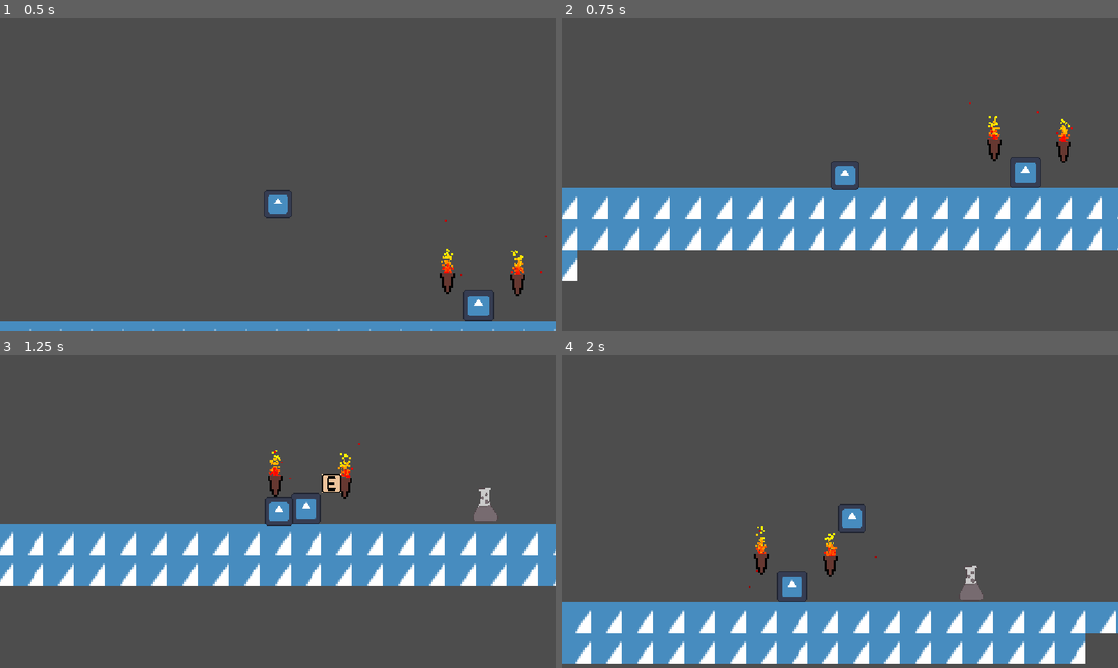
Above: before the commit, frames 1-4 (two rows, left to right).
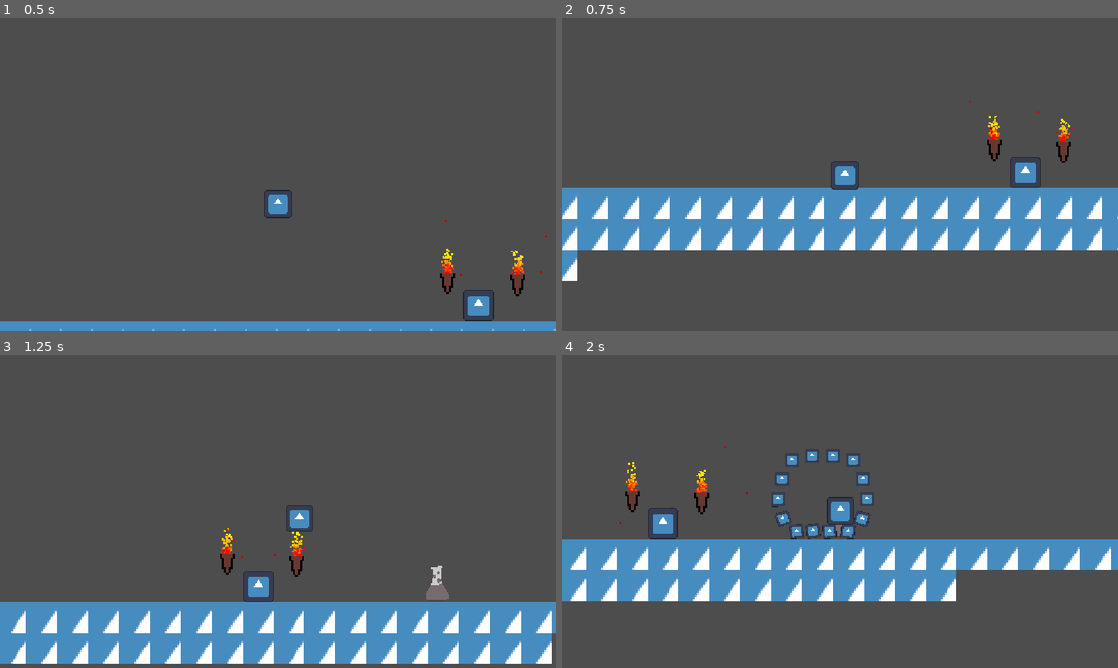
Above: after the commit, the same moments.

Repository: skueee/jame-gam-26
Game: Godot game, scene res://main.tscn
Two runs of this game, one before a commit and one after it. Both use one fixed random seed, a clock stepped at 60 frames per second and the inputs below. The engine's default icon, where the game draws it, is replaced by a stand-in: a white triangle on a blue panel in a dark square.
Inputs (mouse positions are in pixels of both pictures, inside the frame that each line leads up to):
- Up to frame 1 (0.5 s): no input
- Up to frame 2 (0.75 s): tap Enter at 0.5 s; move the mouse to (962, 158) at 0.52 s; hold Right (right) from 0.53 s (still down); tap Shift (bridge) at 0.6 s; click (962, 158) at 0.67 s
- Up to frame 3 (1.25 s): keep holding Right (right); tap Up (up) at 0.77 s; tap Q (throw) at 0.8 s
- Up to frame 4 (2 s): keep holding Right (right); move the mouse to (728, 527) at 1.27 s; tap Q (throw) at 1.35 s; click (728, 527) at 1.42 s; tap Up (up) at 1.52 s; tap Down (shield, bound only after the commit) at 1.55 s

Frame 1 is identical in both runs. In frame 2, less than 0.1% of the frame differs, in the area x 73-92%, y 26-40%; in frame 3, 41%, in the area x 0-100%, y 28-99%; in frame 4, 38%.

Commit message:
added shield

Diff:
--- a/main.tscn
+++ b/main.tscn
@@ -93,7 +93,7 @@
 [node name="player" parent="." unique_id=1888012525 instance=ExtResource("1_ig7tw")]
 z_index = 4
 position = Vector2(0, -91)
-ShrinkPercent = 30
+bridge_throw_cd = 0.25
 
 [node name="Tilemap" type="Node" parent="." unique_id=629510787]
 
--- a/player.gd
+++ b/player.gd
@@ -15,9 +15,23 @@
 
 var direction := 1
 var jump := false
+@export var bridge_throw_cd := 0.1
+var can_bridge_throw = true
+@onready var bridge_throw_timer = $Timer
+@onready var shield_timer = $Timer2
+var can_shield = true
+func _ready() -> void:
+	bridge_throw_timer.wait_time = bridge_throw_cd
+	bridge_throw_timer.timeout.connect(allow)
+	bridge_throw_timer.start()
+	shield_timer.timeout.connect(allow_shield)
 
 
+func allow_shield():
+	can_shield = true
 
+func allow():
+	can_bridge_throw = true
 
 func _physics_process(_delta: float) -> void:
 	scale -= (scale/100)*((ShrinkPercent/60)*_delta)
@@ -26,6 +40,7 @@
 	move_and_slide()
 	attack()
 	bridge()
+	shield()
 
 
 func get_input():
@@ -38,7 +53,9 @@
 			wall_direction = get_wall_normal()
 func bridge():
 	if Input.is_action_just_pressed("bridge"):
-
+		if not can_bridge_throw: return
+		can_bridge_throw = false
+		bridge_throw_timer.start()
 		var bridgeable: PackedScene = load("res://bridgeable.tscn")
 		var bridge: RigidBody2D = bridgeable.instantiate()
 		bridge.global_position = Vector2(global_position.x, global_position.y+10)
@@ -49,6 +66,9 @@
 
 func attack():
 	if Input.is_action_just_pressed("throw"):
+		if not can_bridge_throw: return
+		can_bridge_throw = false
+		bridge_throw_timer.start()
 		var throwable: PackedScene = load("res://throwable.tscn")
 		var potion: RigidBody2D = throwable.instantiate()
 		potion.global_position = global_position
@@ -56,6 +76,24 @@
 		var throw_direction = Vector2(direction if direction else 1, 0)
 		var throw_force = 500.0
 		potion.apply_central_impulse(throw_direction * throw_force)
+
+func shield():
+	if Input.is_action_just_pressed("shield"):
+		if not can_shield: return
+		can_shield = false
+		shield_timer.start()
+		var throwable: PackedScene = load("res://throwable.tscn")
+		var count = 14
+		var radius = 15
+		for i in range(count):
+			var potion: RigidBody2D = throwable.instantiate()
+			var angle = TAU * i / count
+			var offset = Vector2(cos(angle), sin(angle)) * radius
+			potion.global_position = global_position + offset
+			get_parent().add_child(potion)
+			var throw_direction = offset.normalized()
+			var throw_force = 20.0
+			potion.apply_central_impulse(throw_direction * throw_force)
 
 func set_velocit(delta):
 	if wall_jump:
--- a/player.tscn
+++ b/player.tscn
@@ -25,3 +25,8 @@
 
 [node name="CollisionShape2D" type="CollisionShape2D" parent="." unique_id=1750728536]
 shape = SubResource("RectangleShape2D_ukc20")
+
+[node name="Timer" type="Timer" parent="." unique_id=1033359897]
+
+[node name="Timer2" type="Timer" parent="." unique_id=80709999]
+wait_time = 5.0
--- a/project.godot
+++ b/project.godot
@@ -32,10 +32,11 @@
 , Object(InputEventKey,"resource_local_to_scene":false,"resource_name":"","device":-1,"window_id":0,"alt_pressed":false …(183 unchanged characters)…
 ]
 }
-down={
+shield={
 "deadzone": 0.2,
 "events": [Object(InputEventKey,"resource_local_to_scene":false,"resource_name":"","device":-1,"window_id":0,"alt_press …(195 unchanged characters)…
 , Object(InputEventKey,"resource_local_to_scene":false,"resource_name":"","device":-1,"window_id":0,"alt_pressed":false …(183 unchanged characters)…
+, Object(InputEventMouseButton,"resource_local_to_scene":false,"resource_name":"","device":-1,"window_id":0,"alt_pressed":false,"shift_pressed":false,"ctrl_pressed":false,"meta_pressed":false,"button_mask":0,"position":Vector2(0, 0),"global_position":Vector2(0, 0),"factor":1.0,"button_index":3,"canceled":false,"pressed":false,"double_click":false,"script":null)
 ]
 }
 left={
@@ -68,11 +69,13 @@
 throw={
 "deadzone": 0.2,
 "events": [Object(InputEventKey,"resource_local_to_scene":false,"resource_name":"","device":-1,"window_id":0,"alt_press …(192 unchanged characters)…
+, Object(InputEventMouseButton,"resource_local_to_scene":false,"resource_name":"","device":-1,"window_id":0,"alt_pressed":false,"shift_pressed":false,"ctrl_pressed":false,"meta_pressed":false,"button_mask":0,"position":Vector2(0, 0),"global_position":Vector2(0, 0),"factor":1.0,"button_index":1,"canceled":false,"pressed":false,"double_click":false,"script":null)
 ]
 }
 bridge={
 "deadzone": 0.2,
 "events": [Object(InputEventKey,"resource_local_to_scene":false,"resource_name":"","device":-1,"window_id":0,"alt_press …(195 unchanged characters)…
+, Object(InputEventMouseButton,"resource_local_to_scene":false,"resource_name":"","device":-1,"window_id":0,"alt_pressed":false,"shift_pressed":false,"ctrl_pressed":false,"meta_pressed":false,"button_mask":0,"position":Vector2(0, 0),"global_position":Vector2(0, 0),"factor":1.0,"button_index":2,"canceled":false,"pressed":false,"double_click":false,"script":null)
 ]
 }
 
